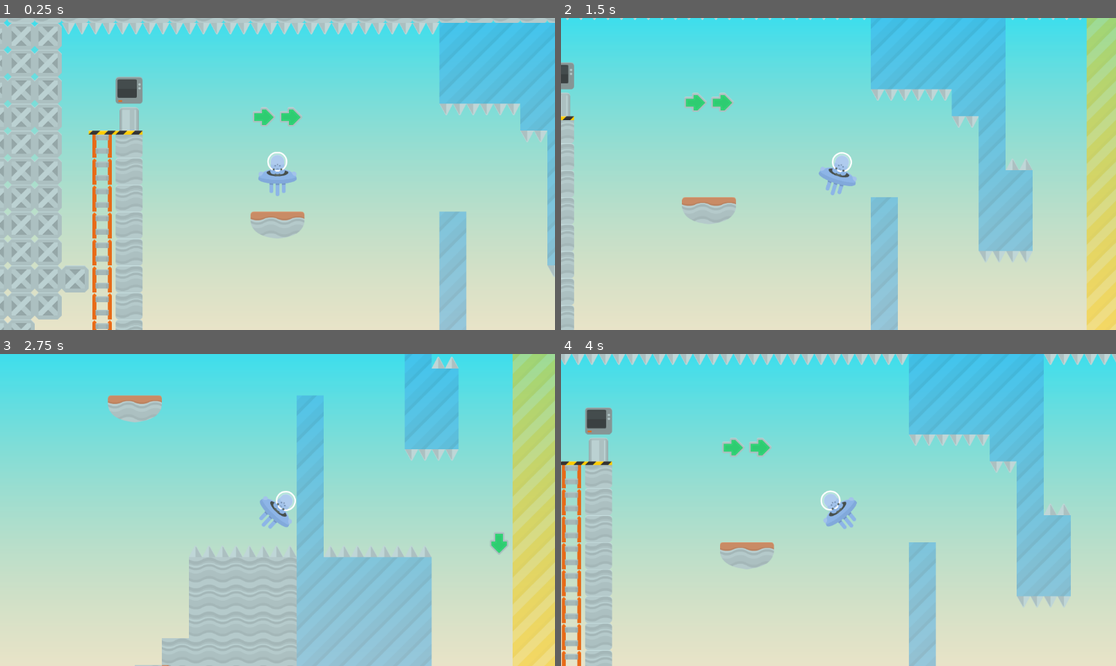
Above: before the commit, frames 1-4 (two rows, left to right).
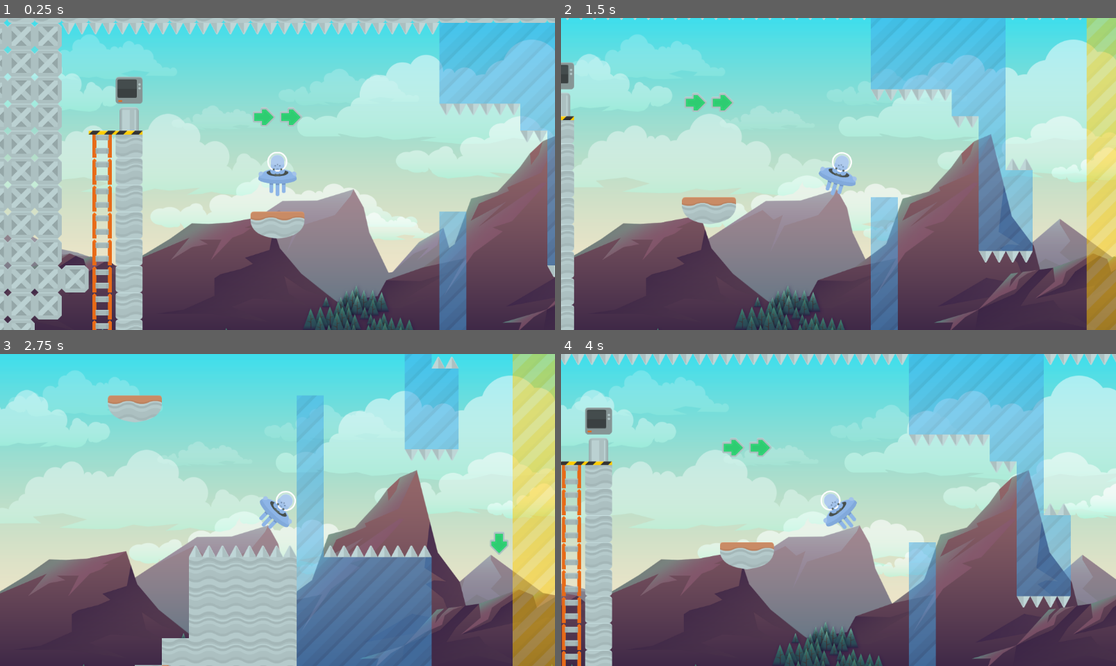
Above: after the commit, the same moments.

Repository: AngeloSouza1/proj-godot
Game: Godot game, scene res://world.tscn
The game is run twice, just before and just after one commit, with the same random seed, the same clock (stepped at 60 frames per second) and the same inputs.
Inputs:
- Up to frame 1 (0.25 s): no input
- Up to frame 2 (1.5 s): tap Enter at 0.5 s; hold Right (ui_right) 0.53-1.28 s; hold Down (ui_down) from 1.28 s (still down)
- Up to frame 3 (2.75 s): release Down (ui_down) at 2.03 s; hold Right (ui_right) from 2.03 s (still down)
- Up to frame 4 (4 s): release Right (ui_right) at 2.78 s; hold Up (ui_up) 2.78-3.53 s; hold Left (ui_left) from 3.53 s (still down)

The runs differ from the first frame. In frame 1, 60% of the frame differs, in the area x 0-100%, y 5-100%; in frame 2, 68%; in frame 3, 62%; in frame 4, 67%.

Commit message:
feat: criação de cenario finalizado

Diff:
--- a/Industrial_Plataformer/world.tscn
+++ b/Industrial_Plataformer/world.tscn
@@ -1,9 +1,15 @@
-[gd_scene load_steps=6 format=3 uid="uid://dfoohy8fjhix6"]
+[gd_scene load_steps=12 format=3 uid="uid://dfoohy8fjhix6"]
 
 [ext_resource type="TileSet" uid="uid://bnvt40xu4t3qi" path="res://tileset.tres" id="1_ixadb"]
 [ext_resource type="Script" path="res://scripts/player.gd" id="2_1u7ij"]
 [ext_resource type="Texture2D" uid="uid://boq541svc7a0u" path="res://addons/kenney_alien-ufo-pack/shipBlue_manned.png" id="3_2dp6y"]
 [ext_resource type="Texture2D" uid="uid://b686f0qqrrh41" path="res://addons/PNG/game_background_1/layers/sky.png" id="4_esudb"]
+[ext_resource type="Texture2D" uid="uid://r8aaloknlf2w" path="res://addons/PNG/game_background_1/layers/clouds_1.png" id="5_hbsgp"]
+[ext_resource type="Texture2D" uid="uid://5b15tii8lolo" path="res://addons/PNG/game_background_1/layers/rocks_2.png" id="5_mjgg7"]
+[ext_resource type="Texture2D" uid="uid://bkfr2m3tc5giv" path="res://addons/PNG/game_background_1/layers/rocks_1.png" id="6_eux14"]
+[ext_resource type="Texture2D" uid="uid://xso1wvwdmabp" path="res://addons/PNG/game_background_1/layers/clouds_2.png" id="6_fwlwd"]
+[ext_resource type="Texture2D" uid="uid://djobbasplmlib" path="res://addons/PNG/game_background_1/layers/clouds_3.png" id="7_yfsba"]
+[ext_resource type="Texture2D" uid="uid://c16hdsw081rac" path="res://addons/PNG/game_background_1/layers/clouds_4.png" id="8_b0lho"]
 
 [sub_resource type="CircleShape2D" id="CircleShape2D_p5c82"]
 radius = 50.0
@@ -50,6 +56,60 @@
 motion_scale = Vector2(0, 0)
 
 [node name="Sprite" type="Sprite2D" parent="ParallaxBackground/Sky"]
-scale = Vector2(0.8, 0.8)
+scale = Vector2(0.6, 0.6)
 texture = ExtResource("4_esudb")
 centered = false
+
+[node name="Clouds1" type="ParallaxLayer" parent="ParallaxBackground"]
+motion_scale = Vector2(0.1, 0)
+motion_mirroring = Vector2(1920, 0)
+
+[node name="Sprite" type="Sprite2D" parent="ParallaxBackground/Clouds1"]
+scale = Vector2(0.8, 0.8)
+texture = ExtResource("5_hbsgp")
+centered = false
+
+[node name="Clouds2" type="ParallaxLayer" parent="ParallaxBackground"]
+motion_scale = Vector2(0.15, 0)
+motion_mirroring = Vector2(1920, 0)
+
+[node name="Sprite" type="Sprite2D" parent="ParallaxBackground/Clouds2"]
+scale = Vector2(0.8, 0.8)
+texture = ExtResource("6_fwlwd")
+centered = false
+
+[node name="Clouds3" type="ParallaxLayer" parent="ParallaxBackground"]
+motion_scale = Vector2(0.2, 0)
+motion_mirroring = Vector2(1920, 0)
+
+[node name="Sprite" type="Sprite2D" parent="ParallaxBackground/Clouds3"]
+scale = Vector2(0.8, 0.8)
+texture = ExtResource("7_yfsba")
+centered = false
+
+[node name="Clouds4" type="ParallaxLayer" parent="ParallaxBackground"]
+motion_scale = Vector2(0.25, 0)
+motion_mirroring = Vector2(1920, 0)
+
+[node name="Sprite" type="Sprite2D" parent="ParallaxBackground/Clouds4"]
+scale = Vector2(0.8, 0.8)
+texture = ExtResource("8_b0lho")
+centered = false
+
+[node name="Rock1" type="ParallaxLayer" parent="ParallaxBackground"]
+motion_scale = Vector2(0.6, 0)
+motion_mirroring = Vector2(1920, 0)
+
+[node name="Sprite" type="Sprite2D" parent="ParallaxBackground/Rock1"]
+scale = Vector2(0.8, 0.8)
+texture = ExtResource("6_eux14")
+centered = false
+
+[node name="Rock2" type="ParallaxLayer" parent="ParallaxBackground"]
+scale = Vector2(0.8, 0.8)
+motion_scale = Vector2(1, 0)
+motion_mirroring = Vector2(1920, 0)
+
+[node name="Sprite" type="Sprite2D" parent="ParallaxBackground/Rock2"]
+texture = ExtResource("5_mjgg7")
+centered = false
